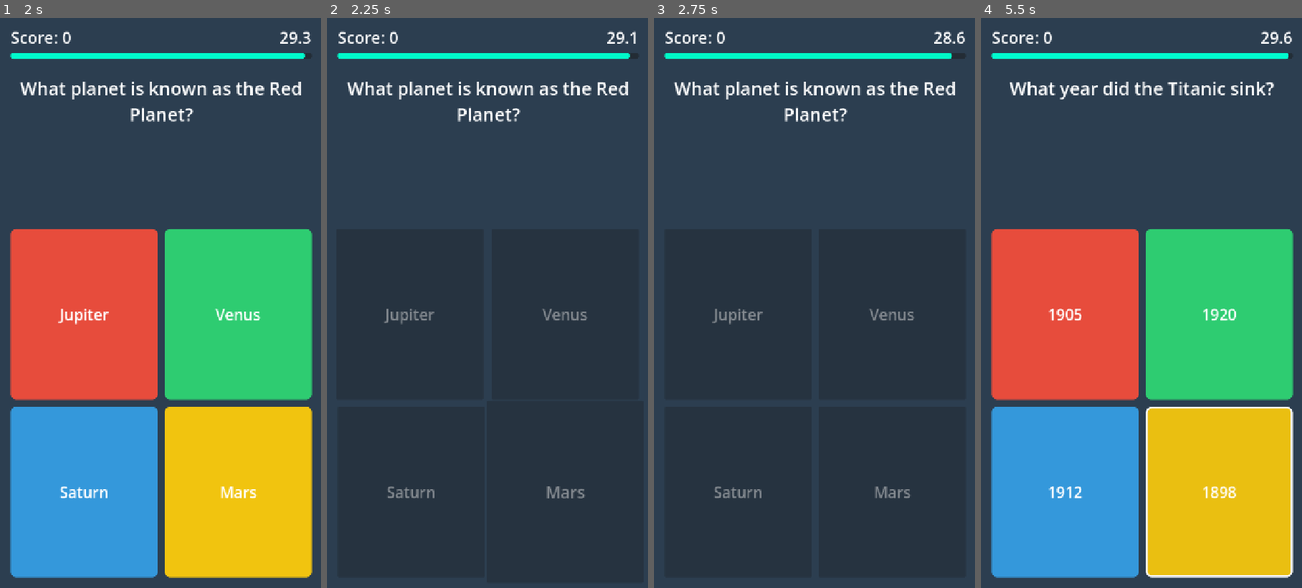
Above: before the commit, frames 1-4 (left to right).
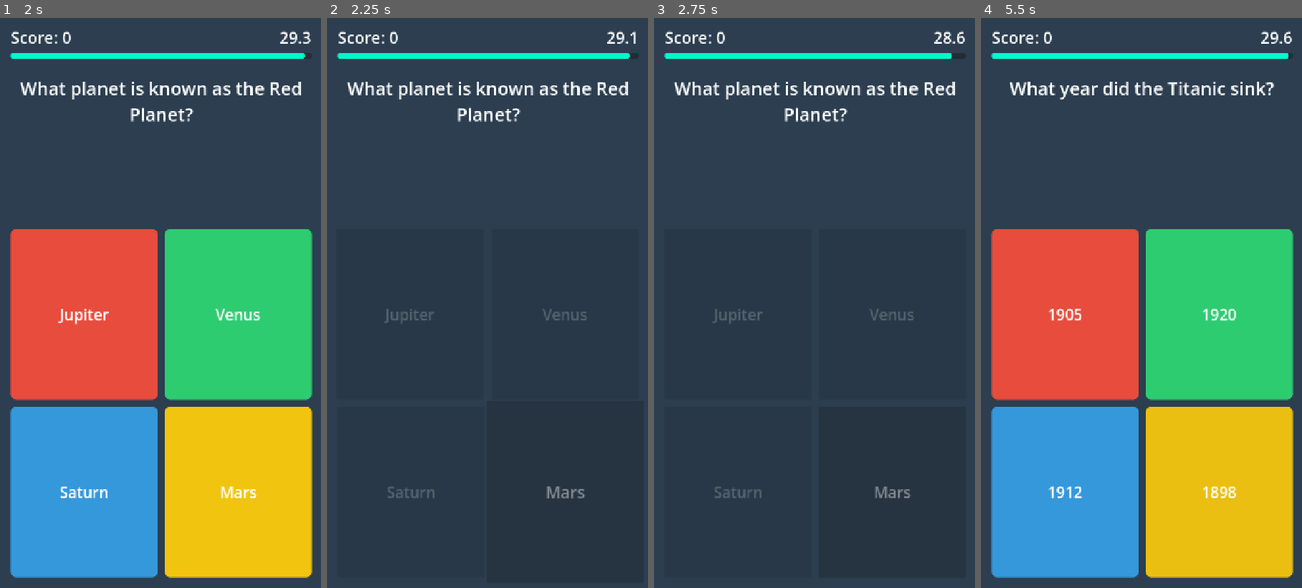
Above: after the commit, the same moments.

Repository: bramp/trivia-dash
Game: Godot game, scene res://scenes/main.tscn
Same seed, same stepped clock (60 frames per second), same inputs: the game is played once before the commit and once after it.
Inputs (mouse positions are in pixels of both pictures, inside the frame that each line leads up to):
- Up to frame 1 (2 s): tap Enter at 0.5 s; move the mouse to (231, 274) at 0.52 s; hold 1 (answer_1) 0.53-1.25 s; click (231, 274) at 0.67 s; click "PLAY" at 1.25 s
- Up to frame 2 (2.25 s): click "Jupiter" at 2 s
- Up to frame 3 (2.75 s): no input
- Up to frame 4 (5.5 s): tap Space at 2.75 s; drag from (1077, 331) to (1125, 417) at 2.77 s; tap Enter at 3.5 s; move the mouse to (1173, 177) at 3.52 s; hold 3 (answer_3) 3.53-4.25 s; click (1173, 177) at 3.67 s; drag from (1125, 417) to (1045, 217) at 4.27 s; click "PLAY AGAIN" at 5 s

Frame 1 is identical in both runs. In frame 2, 0.3% of the frame differs, in the area x 17-81%, y 51-85%; in frame 3, 0.3%; in frame 4, 0.9%, in the area x 51-98%, y 68-99%.

Commit message:
Fix wrong answer: keep correct in normal color, grey out others
- Correct answer stays its original button color and pulses
- All other buttons greyed out and dimmed to 0.5 alpha
- Replace emoji particles with ASCII symbols for web compatibility

Diff:
--- a/scripts/main.gd
+++ b/scripts/main.gd
@@ -494,7 +494,7 @@
 
 
 func _spawn_celebration_particles(btn: Button) -> void:
-	var emojis := ["🎉", "⭐", "✨", "💥", "🔥", "✓"]
+	var symbols := ["+", "*", "!", "o", "^", "~"]
 	var colors: Array[Color] = [
 		Color("#2ECC71"),
 		Color("#F1C40F"),
@@ -510,7 +510,7 @@
 	var particle_count := 14
 	for i in range(particle_count):
 		var particle := Label.new()
-		particle.text = emojis[i % emojis.size()]
+		particle.text = symbols[i % symbols.size()]
 		particle.add_theme_font_size_override("font_size", 38)
 		particle.add_theme_color_override("font_color", colors[i % colors.size()])
 		particle.z_index = 10
@@ -536,16 +536,22 @@
 func _animate_wrong(index: int, correct_index: int) -> void:
 	var btn := answer_buttons[index]
 
-	# Flash the wrong button red.
-	var style := btn.get_theme_stylebox("normal").duplicate() as StyleBoxFlat
-	style.bg_color = GameData.WRONG_HIGHLIGHT
-	btn.add_theme_stylebox_override("normal", style)
-
 	# Disable all buttons.
 	for b in answer_buttons:
 		b.disabled = true
 
-	# Shake animation on wrong button.
+	# Grey out all buttons except the correct one.
+	var grey := Color(0.3, 0.3, 0.3, 0.6)
+	for i in range(answer_buttons.size()):
+		if i == correct_index:
+			continue
+		var b := answer_buttons[i]
+		var dimmed := b.get_theme_stylebox("normal").duplicate() as StyleBoxFlat
+		dimmed.bg_color = grey
+		b.add_theme_stylebox_override("normal", dimmed)
+		b.modulate.a = 0.5
+
+	# Shake animation on the wrong button.
 	var original_x := btn.position.x
 	var tween := create_tween()
 	for cycle in range(3):
@@ -553,17 +559,9 @@
 		tween.tween_property(btn, "position:x", original_x - 8, 0.05)
 	tween.tween_property(btn, "position:x", original_x, 0.05)
 
-	# Highlight the correct answer with a pulsing green glow.
+	# Pulse the correct answer so it stands out.
 	if correct_index >= 0 and correct_index < answer_buttons.size():
 		var correct_btn := answer_buttons[correct_index]
-		var correct_style := correct_btn.get_theme_stylebox("normal").duplicate() as StyleBoxFlat
-		correct_style.bg_color = GameData.CORRECT_HIGHLIGHT
-		correct_style.border_width_left = 4
-		correct_style.border_width_right = 4
-		correct_style.border_width_top = 4
-		correct_style.border_width_bottom = 4
-		correct_style.border_color = Color.WHITE
-		correct_btn.add_theme_stylebox_override("normal", correct_style)
 		correct_btn.pivot_offset = correct_btn.size / 2.0
 		var pulse := create_tween()
 		pulse.set_ease(Tween.EASE_IN_OUT)
